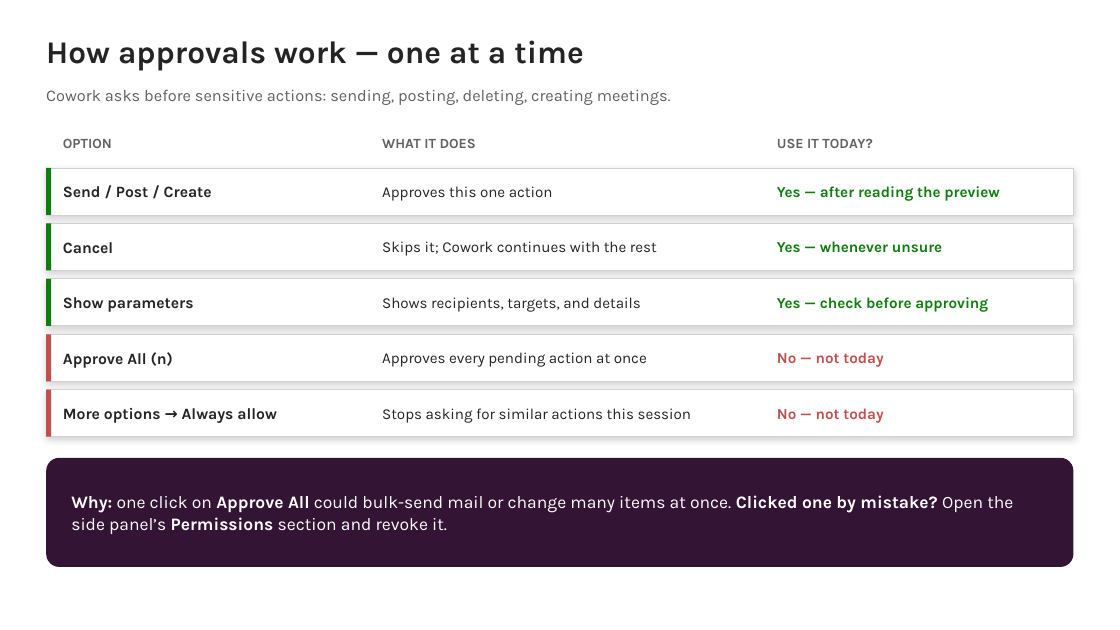
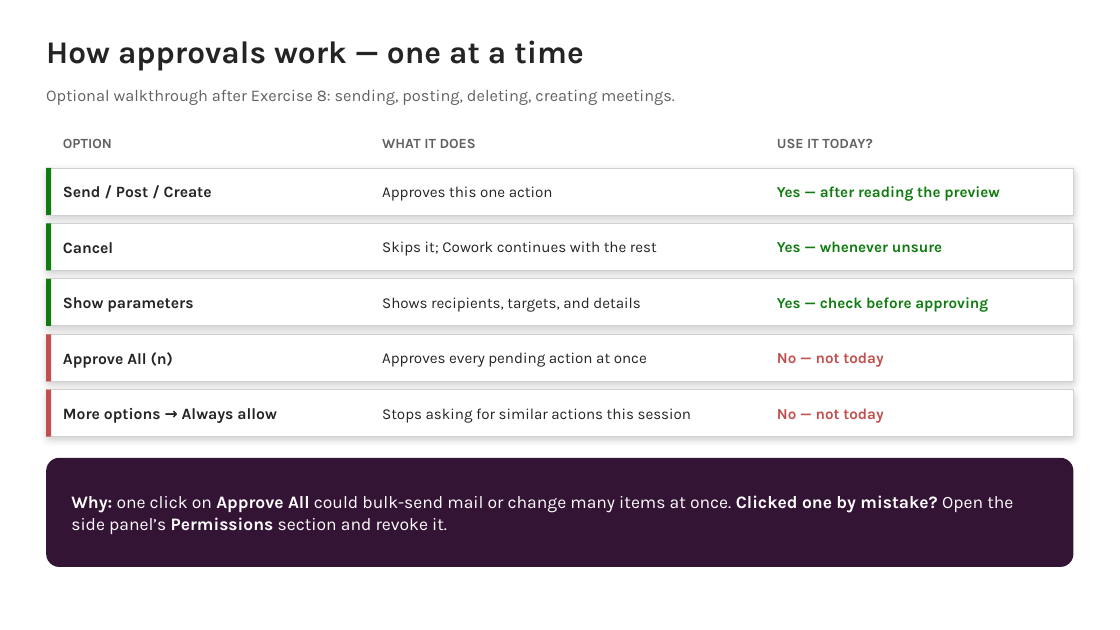
Before and after one commit to ragage/ai_hr_cowork_workshop, a slide deck: slide 50 of instructor/instructor-deck.pptx (slide 8 before the commit). Drawn at 1120x630 pixels with LibreOffice and Linux fonts; fonts in the diff are those of the drawing. Boxes give left, top, right and bottom in pixels: in the first picture for what was removed or moved away, otherwise in the second. Text is boxed around its words. In the diff, an @@ line names an element or a change of style, - is before the commit and + after.

```diff
--- a/instructor/instructor-deck.pptx
+++ b/instructor/instructor-deck.pptx
@@ text at bbox=[46, 90, 675, 105]: text changed @@
-Cowork asks before sensitive actions: sending, posting, deleting, creating meetings.
+Optional walkthrough after Exercise 8: sending, posting, deleting, creating meetings.
```
Also in this commit, not shown: 10 other slides changed, 19 other files.
